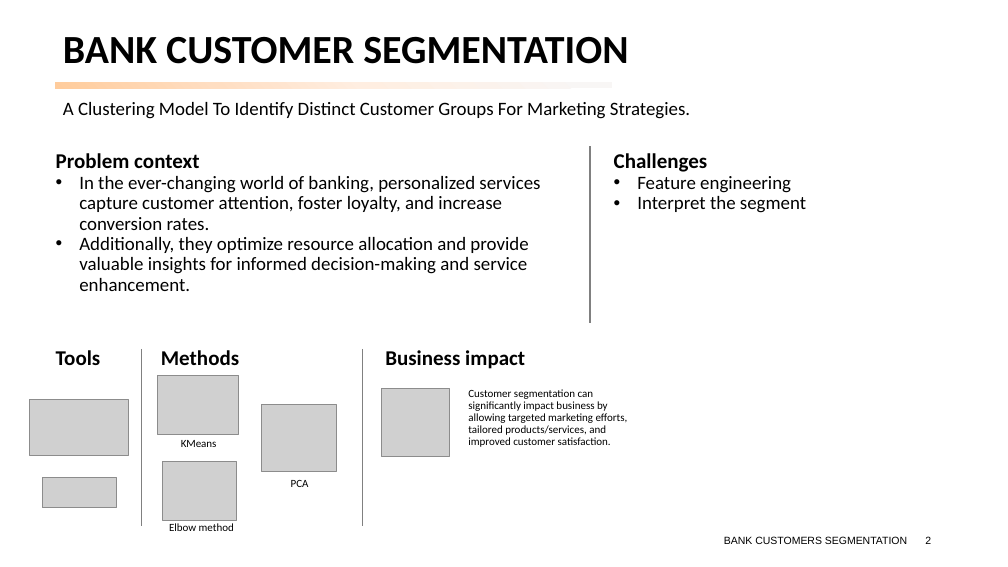
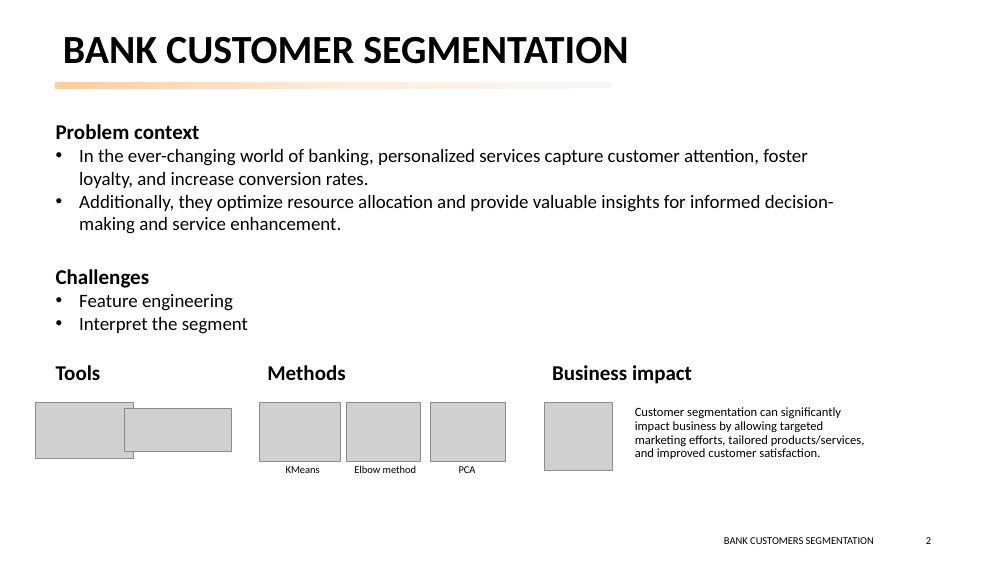
Before and after one commit to peerapat-t/Banking-customer-segmentation, a slide deck: slide 2 of banking customer segmentation.pptx. Drawn at 1008x567 pixels with LibreOffice and Linux fonts; fonts in the diff are those of the drawing; grey boxes stand for pictures. Boxes give left, top, right and bottom in pixels: in the first picture for what was removed or moved away, otherwise in the second. Text is boxed around its words. In the diff, an @@ line names an element or a change of style, - is before the commit and + after.

```diff
--- a/banking customer segmentation.pptx
+++ b/banking customer segmentation.pptx
@@ text "Problem context": place and size @@
-text "Problem context" at [56, 153, 540, 291]
+text "Problem context" at [56, 124, 834, 234]
@@ text "Problem context" at [56, 124, 834, 234]: line spacing 0.9 to 1 @@
@@ text removed at [63, 102, 690, 119] @@
-A Clustering Model To Identify Distinct Customer Groups For Marketing Strategies.
@@ line removed from (590, 147) to (590, 323) @@
@@ text "Challenges" at [56, 269, 248, 334]: line spacing 0.9 to 1 @@
@@ text "Challenges": place and size @@
-text "Challenges" at [614, 153, 806, 213]
+text "Challenges" at [56, 269, 248, 334]
@@ text "Tools": place and size @@
-text "Tools" at [56, 350, 101, 365]
+text "Tools" at [56, 365, 101, 380]
@@ line removed from (141, 349) to (141, 526) @@
@@ text "Methods": place and size @@
-text "Methods" at [161, 350, 239, 365]
+text "Methods" at [267, 365, 345, 380]
@@ line removed from (363, 349) to (363, 526) @@
@@ text "Business impact": place and size @@
-text "Business impact" at [385, 350, 525, 369]
+text "Business impact" at [552, 365, 692, 384]
@@ picture: place and size @@
-picture at [29, 399, 128, 455]
+picture at [35, 402, 134, 458]
@@ picture: place and size @@
-picture at [42, 478, 117, 508]
+picture at [125, 409, 231, 452]
@@ picture: place and size @@
-picture at [158, 376, 239, 435]
+picture at [260, 402, 341, 461]
@@ picture: place and size @@
-picture at [163, 461, 237, 520]
+picture at [347, 402, 421, 461]
@@ picture: place and size @@
-picture at [261, 405, 337, 472]
+picture at [430, 402, 506, 461]
@@ picture: place and size @@
-picture at [381, 388, 449, 456]
+picture at [544, 402, 613, 470]
@@ text "Customer segmentation can significantly impact ...": place and size @@
-text "Customer segmentation can significantly impact ..." at [468, 389, 628, 447]
+text "Customer segmentation can significantly impact ..." at [635, 407, 865, 459]
@@ text "Customer segmentation can significantly impact ..." at [635, 407, 865, 459]: size 10.5 to 12 pt @@
@@ text "KMeans": place and size @@
-text "KMeans" at [181, 440, 217, 447]
+text "KMeans" at [286, 466, 320, 473]
@@ size 10.5 to 10 pt in 3 elements at [286, 466, 320, 473], [459, 466, 476, 473], [354, 465, 417, 473] @@
@@ text "Elbow method": place and size @@
-text "Elbow method" at [169, 523, 234, 531]
+text "Elbow method" at [354, 465, 417, 473]
@@ text "PCA": place and size @@
-text "PCA" at [291, 480, 309, 487]
+text "PCA" at [459, 466, 476, 473]
@@ page number at [926, 537, 931, 544]: font Arial to Calibri @@
@@ text "BANK CUSTOMERS SEGMENTATION" at [724, 537, 874, 544]: font Arial to Calibri @@
```
Also in this commit, not shown: 17 other slides changed, 1 other file.
